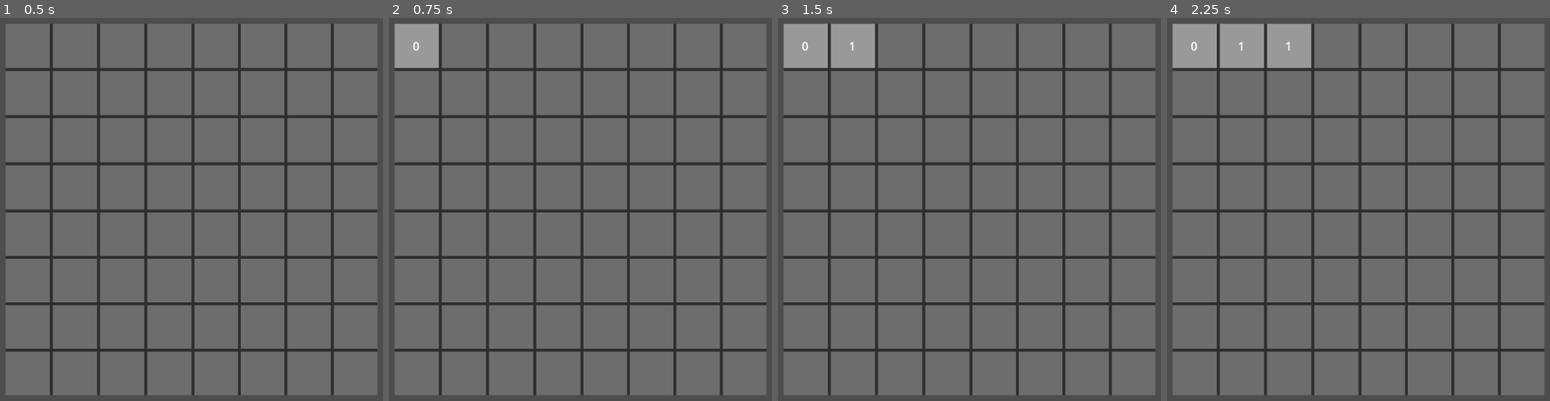
Above: before the commit, frames 1-4 (left to right).
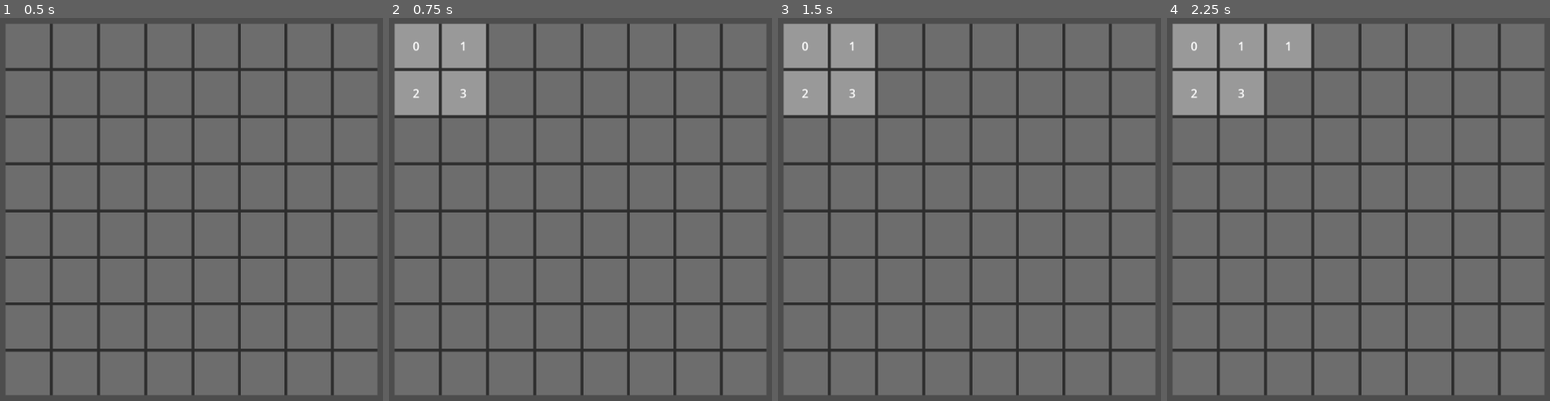
Above: after the commit, the same moments.

Repository: kiku09020/MineSweeper
Game: Godot game, scene res://Scenes/MainScene.tscn
Two runs of this game, one before a commit and one after it. Both use one fixed random seed, a clock stepped at 60 frames per second and the inputs below.
Inputs (mouse positions are in pixels of both pictures, inside the frame that each line leads up to):
- Up to frame 1 (0.5 s): no input
- Up to frame 2 (0.75 s): click (415, 44) at 0.52 s
- Up to frame 3 (1.5 s): click (854, 44) at 1.27 s
- Up to frame 4 (2.25 s): click (1289, 44) at 2.02 s

Frame 1 is identical in both runs. In frame 2, 3.9% of the frame differs, in the area x 1-26%, y 1-26%; in frame 3, 2.6%; in frame 4, 2.6%.

Commit message:
削除処理作成完了

Diff:
--- a/Scripts/board.gd
+++ b/Scripts/board.gd
@@ -102,12 +102,9 @@
 		current_tile.cleared()
 
 		# タイルの斜めを除く周りの爆弾タイル以外をクリア
-		var target_tiles = get_around_tiles(current_tile, false)
+		var target_tiles = get_around_tiles(current_tile, true)
 		for target_tile in target_tiles:
-			if target_tile.is_mine or target_tile.is_cleared: continue
-
-			# 周りのタイルに爆弾数が0のタイルが含まれていない場合は無視
-			if target_tiles.filter(func(tile): return tile.count == 0&&!tile.is_mine).size() == 0: continue
+			if target_tile.is_mine or target_tile.is_cleared or current_tile.count != 0: continue
 
 			# タイルをキューに追加
 			queue.append(target_tile)
